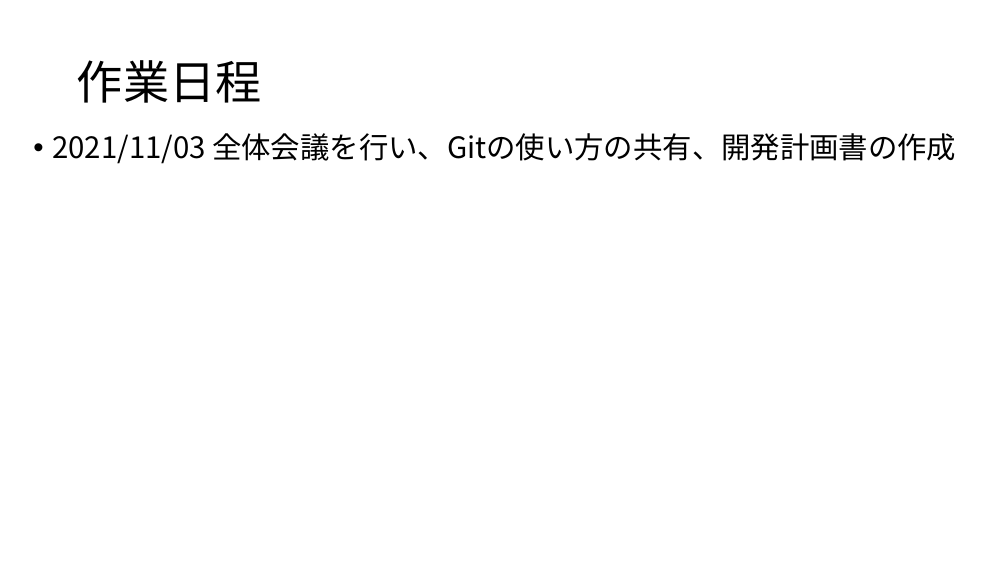
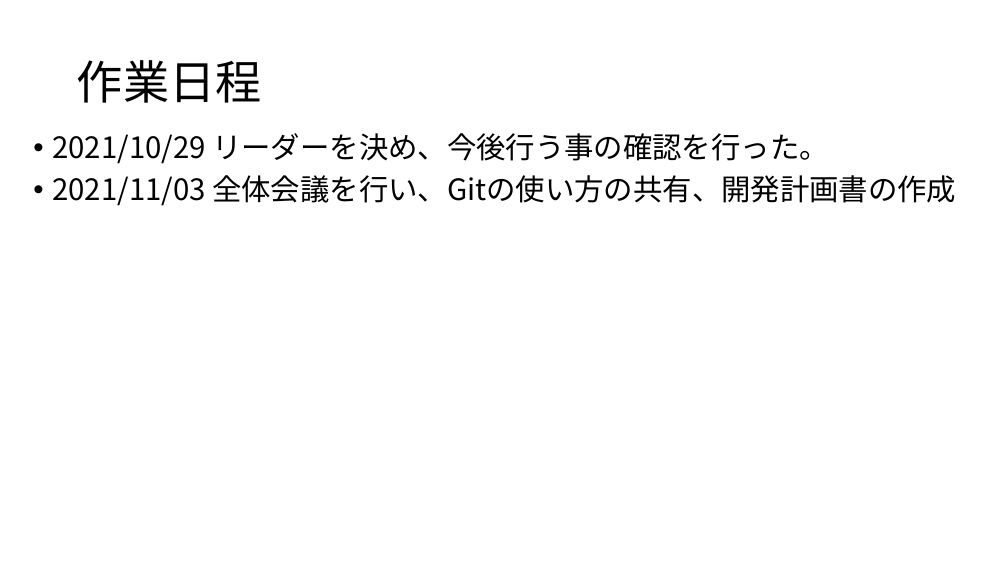
Before and after one commit to hatosableSAN/KTaNE-Expertingweb, a slide deck: slide 2 of docs/progress/group_progress/20211103グループ進捗報告.pptx. Drawn at 1008x567 pixels with LibreOffice and Linux fonts; fonts in the diff are those of the drawing. Boxes give left, top, right and bottom in pixels: in the first picture for what was removed or moved away, otherwise in the second. Text is boxed around its words. In the diff, an @@ line names an element or a change of style, - is before the commit and + after.

Commit message:
グループ進捗報告書2021/11/03を作成しました。

```diff
--- a/docs/progress/group_progress/20211103グループ進捗報告.pptx
+++ b/docs/progress/group_progress/20211103グループ進捗報告.pptx
@@ text at <box>52,133,829,164</box>: paragraph added @@
+• 2021/10/29 リーダーを決め、今後行う事の確認を行った。
```
Also in this commit, not shown: 2 slides added, 1 slide removed.
